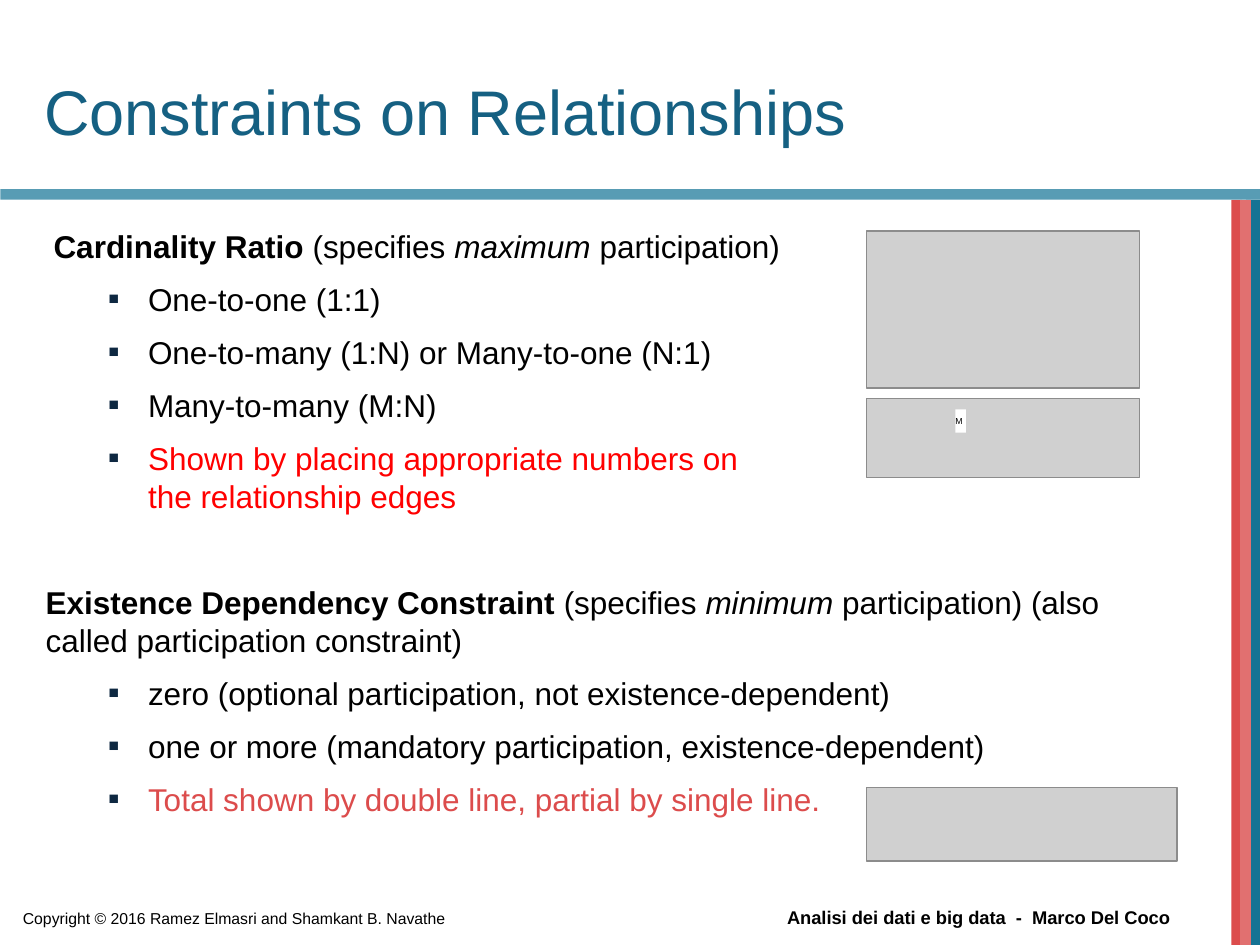
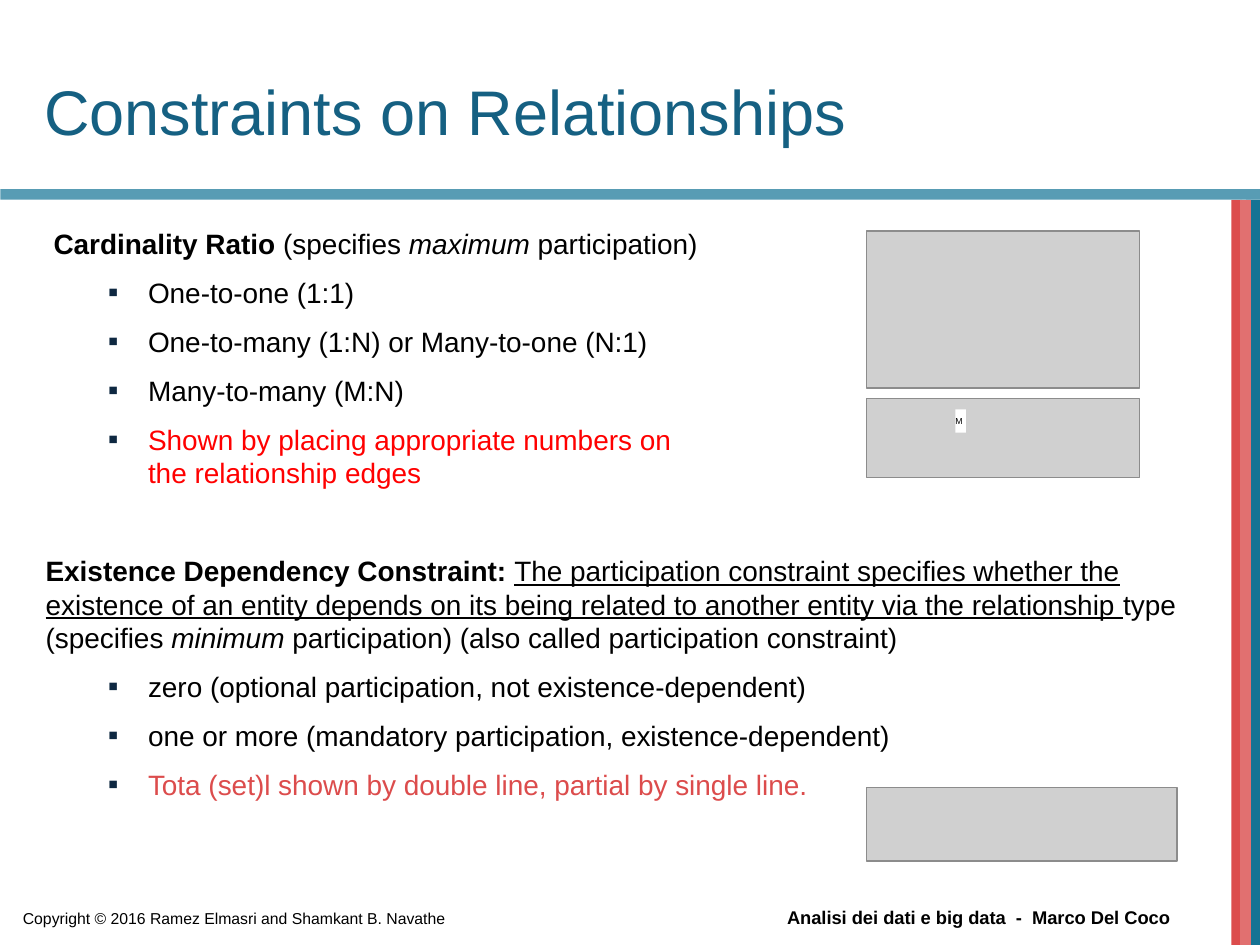
Before and after one commit to beppe2hd/AnalisiDati_BigData, a slide deck: slide 34 of materials/Chapter03.pptx. Drawn at 1260x945 pixels with LibreOffice and Linux fonts; fonts in the diff are those of the drawing; grey boxes stand for pictures; background and template pictures are left out. Boxes give left, top, right and bottom in pixels: in the first picture for what was removed or moved away, otherwise in the second. Text is boxed around its words. In the diff, an @@ line names an element or a change of style, - is before the commit and + after.

```diff
--- a/materials/Chapter03.pptx
+++ b/materials/Chapter03.pptx
@@ text at [54, 233, 890, 751]: size 18 to 16 pt in "Cardinality Ratio (specifies maximum participation)", "One-to-one (1:1)", "One-to-many (1:N) or Many-to-one (N:1)", "Many-to-many (M:N)" and 3 more places @@
@@ text at [46, 560, 1176, 653]: text changed; size 18 to 16 pt @@
-Existence Dependency Constraint (specifies minimum participation) (also called participation constraint)
+Existence Dependency Constraint: The participation constraint specifies whether the existence of an entity depends on its being related to another entity via the relationship type (specifies minimum participation) (also called participation constraint)
@@ text at [148, 774, 807, 800]: text changed; size 18 to 16 pt @@
-  ■ Total shown by double line, partial by single line.
+  ■ Tota (set)l shown by double line, partial by single line.
```
Also in this commit, not shown: 2 other slides changed, 1 other file.
